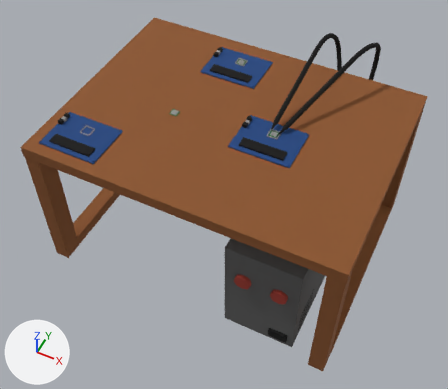
The Blender file private/blender/welding1.blend, before and after one commit.
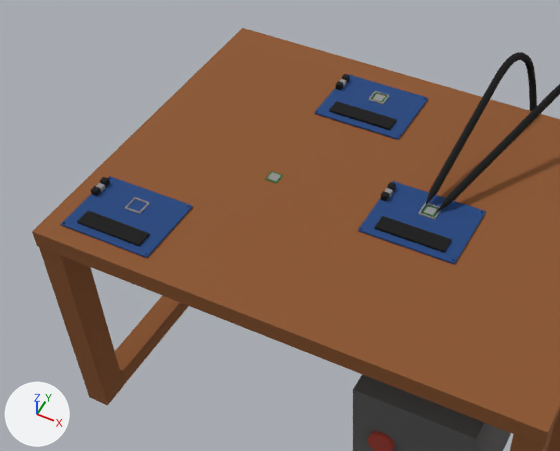
Each version appears first whole from a 50 mm camera at (1.62, -3.39, 4.66) aimed at (0.01, -0.17, 0.63), and next in a close-up on the part from 0% to 80% of the width and 0% to 74% of the height. Every picture has the same lights, and +X, +Y and +Z are marked at lower left. Both versions are drawn at frame 120 of the action 'board_battery.005Action'; the numbers are the values there.

The first close-up shows 'Cylindre.001', 'Cylindre.002', 'board_battery.001', 'board_battery.003', 'board_battery.004', 'board_cpu.001', 'board_main', 'board_main.001', 'board_main.004', 'board_port1.001', 'board_port2.001', 'board_port3.001', 'table_foot2', 'table_foot5', 'table_main', 'tower_main'.
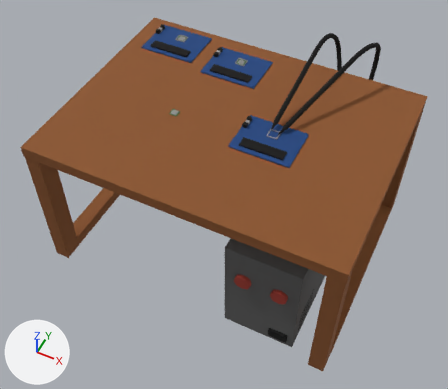
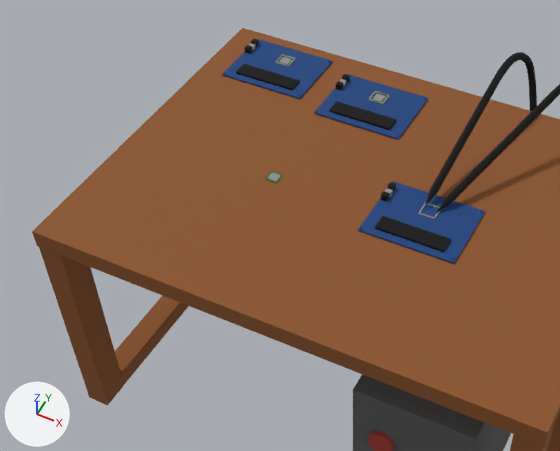
The edits, one by one:
Object 'board_battery.001' (ob_board_battery_001) moves from (-0.965, -0.817, 1.362) to (0.356, -0.201, 1.362).
Object 'board_cpu.001' (ob_board_cpu_001) moves from (-0.956, -0.628, 1.359) to (0.365, -0.011, 1.359).
Object 'board_main.001' (ob_board_main_001) moves from (-0.965, -0.702, 1.351) to (0.356, -0.086, 1.351).
Object 'board_port1.001' (ob_board_port1_001) moves from (-1.196, -0.566, 1.371) to (0.125, 0.051, 1.371).
Object 'board_port2.001' (ob_board_port2_001) moves from (-1.196, -0.604, 1.371) to (0.125, 0.012, 1.371).
Object 'board_port3.001' (ob_board_port3_001) moves from (-1.196, -0.643, 1.371) to (0.125, -0.026, 1.371).
Object 'board_battery.005' (ob_board_battery_005) moves from (0.357, -0.202, 1.315) to (-0.914, 0.605, 1.362).
Object 'board_cpu.005' (ob_board_cpu_005) moves from (0.365, -0.012, 1.312) to (-0.906, 0.795, 1.36).
Object 'board_main.005' (ob_board_main_005) moves from (0.357, -0.087, 1.304) to (-0.914, 0.721, 1.351).
Object 'board_port1.005' (ob_board_port1_005) moves from (0.125, 0.05, 1.324) to (-1.146, 0.857, 1.372).
Object 'board_port3.005' (ob_board_port3_005) moves from (0.125, -0.027, 1.324) to (-1.146, 0.78, 1.372).
Object 'cpu_chip.005' (ob_cpu_chip_005) moves from (0.366, -0.012, 1.311) to (-0.905, 0.795, 1.359).

Boxes [x1, y1, x2, y2] around the edits, measured in the close-ups (560 x 451 px):
'board_main.001', moved: before [61, 176, 193, 258]; after [358, 181, 485, 264]
'board_main.005', moved (not visible before): after [222, 39, 333, 99]
'board_battery.001', moved: before [77, 211, 150, 246]; after [375, 216, 451, 252]
'board_battery.005', moved (not visible before): after [236, 64, 300, 90]
'board_cpu.001', moved: before [125, 197, 149, 214]; after [418, 203, 441, 220]
'board_port3.001', moved: before [91, 186, 101, 196]; after [381, 191, 390, 202]
'board_port1.001', moved: before [100, 177, 110, 187]; after [387, 182, 396, 192]
'board_cpu.005', moved (not visible before): after [275, 54, 296, 67]
'board_port2.001', moved: before [96, 183, 105, 192]; after [385, 188, 393, 197]
'cpu_chip.005', moved (not visible before): after [280, 57, 291, 64]
'board_port3.005', moved (not visible before): after [244, 45, 252, 54]
'board_port1.005', moved (not visible before): after [251, 39, 259, 47]
'board_main', unchanged, covered by the edit: before [358, 181, 486, 265]
'board_battery.003', unchanged, covered by the edit: before [375, 216, 452, 253]
